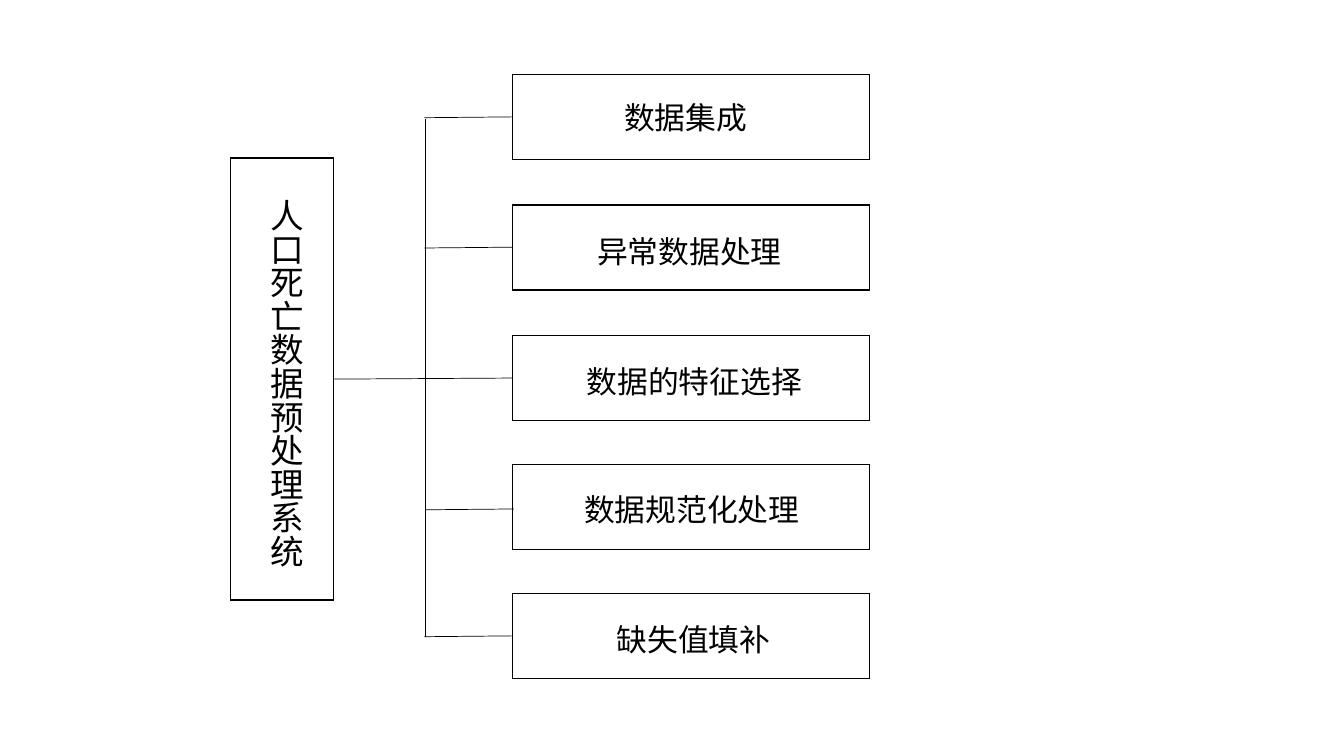
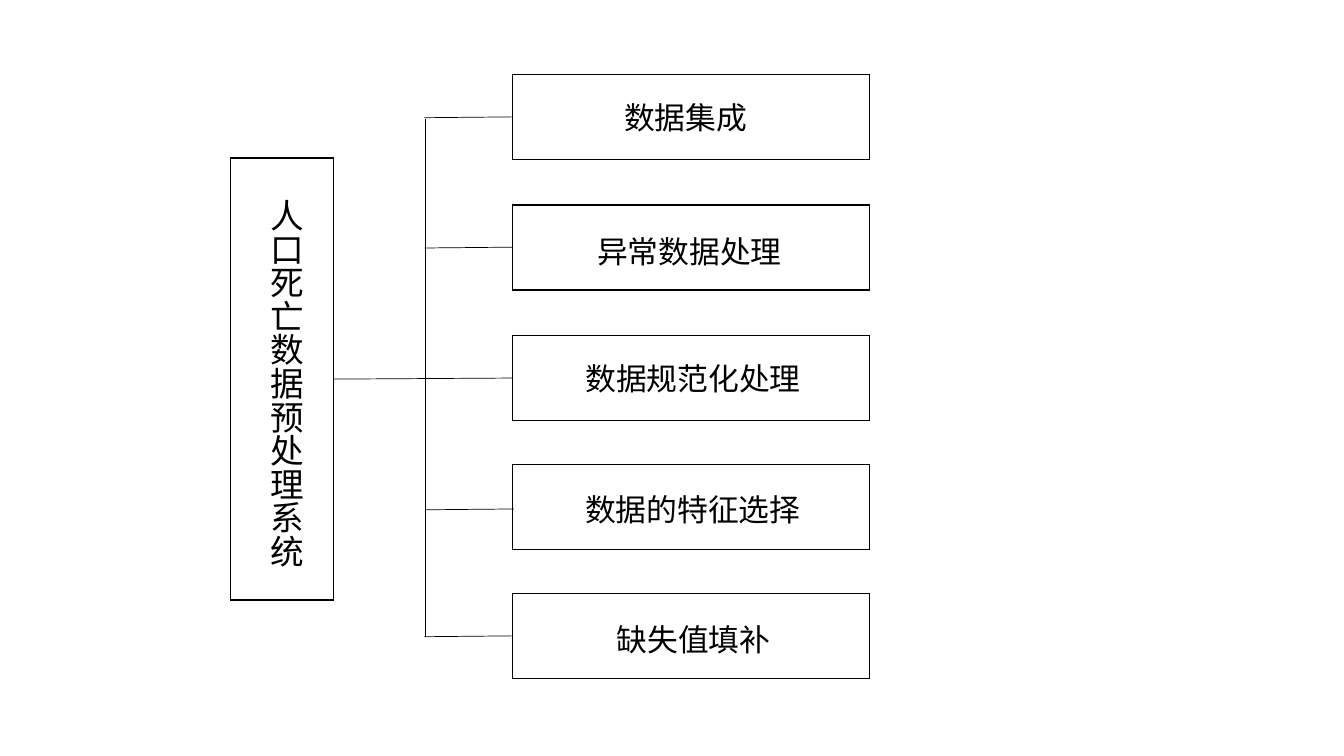
Before and after one commit to shinne/graduation, a slide deck: slide 33 of 毕设论文相关/我的相关/ppt/allPPT.pptx. Drawn at 1344x756 pixels with LibreOffice and Linux fonts; fonts in the diff are those of the drawing. Boxes give left, top, right and bottom in pixels: in the first picture for what was removed or moved away, otherwise in the second. Text is boxed around its words. In the diff, an @@ line names an element or a change of style, - is before the commit and + after.

Commit message:
人口死亡数据集的预处理

```diff
--- a/毕设论文相关/我的相关/ppt/allPPT.pptx
+++ b/毕设论文相关/我的相关/ppt/allPPT.pptx
@@ text "数据规范化处理" moved from (x1=584, y1=495, x2=799, y2=524) to (x1=586, y1=364, x2=801, y2=393) @@
@@ text "数据的特征选择" moved from (x1=587, y1=367, x2=802, y2=396) to (x1=585, y1=495, x2=800, y2=524) @@
```
Also in this commit, not shown: 3 other files.
